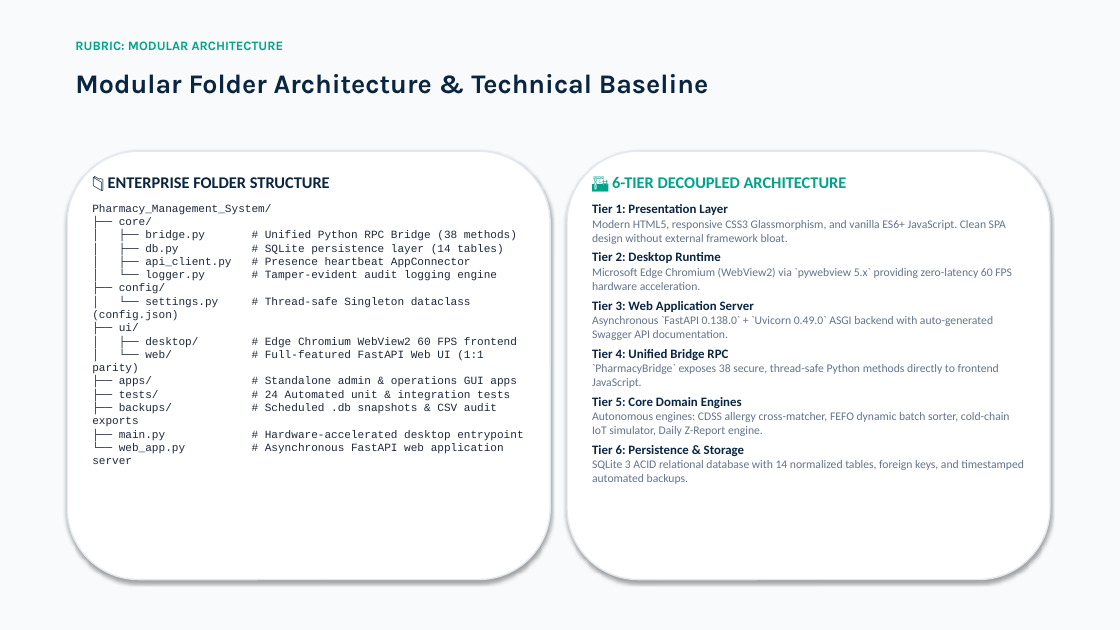
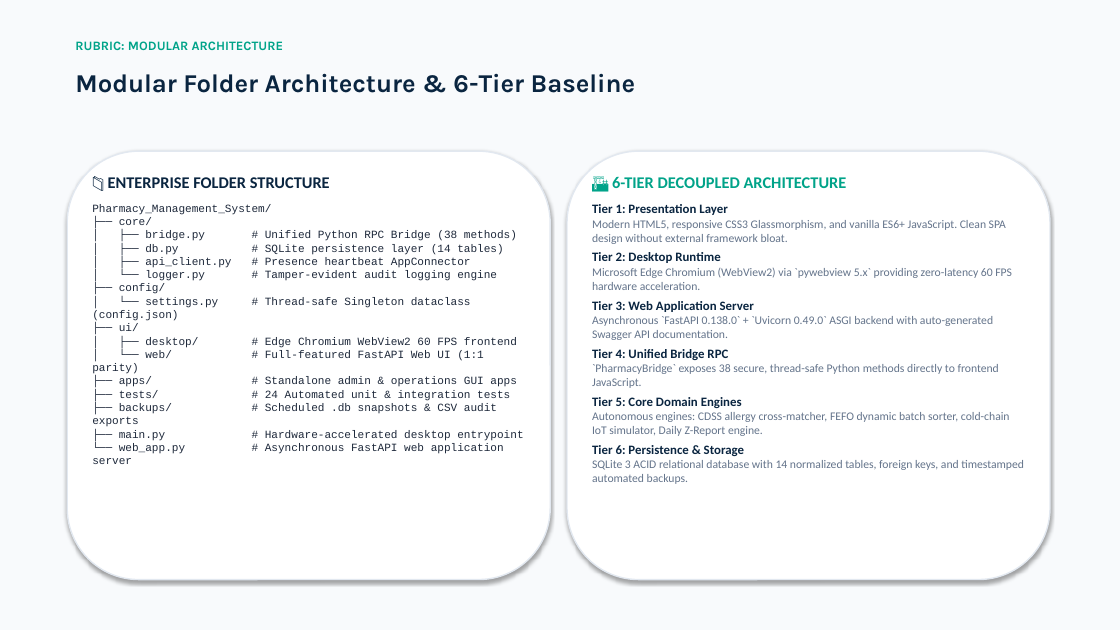
Before and after one commit to Piyush7251/Pharmacy_Management_System, a slide deck: slide 5 of AegisPharm_TQM_Presentation_Piyush_Bhatt.pptx (slide 6 before the commit). Drawn at 1120x630 pixels with LibreOffice and Linux fonts; fonts in the diff are those of the drawing. Boxes give left, top, right and bottom in pixels: in the first picture for what was removed or moved away, otherwise in the second. Text is boxed around its words. In the diff, an @@ line names an element or a change of style, - is before the commit and + after.

```diff
--- a/AegisPharm_TQM_Presentation_Piyush_Bhatt.pptx
+++ b/AegisPharm_TQM_Presentation_Piyush_Bhatt.pptx
@@ text at <box>75,73,635,93</box>: text changed; size 23 to 22 pt @@
-Modular Folder Architecture & Technical Baseline
+Modular Folder Architecture & 6-Tier Baseline
```
Also in this commit, not shown: 10 other slides changed, 6 slides added, 2 slides removed, 2 other files.
